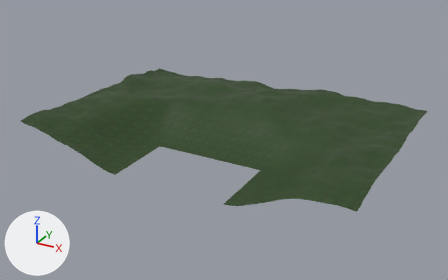
The OBJ model Models/colinas/colinas.obj: old version first, new version second.
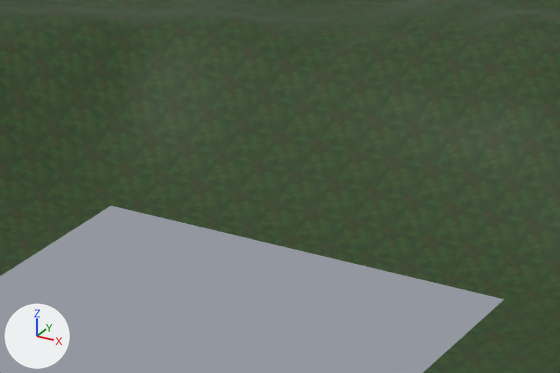
Old and new are each drawn whole from a camera (50 mm lens) standing at (245.0, -394.0, 228.0) and looking at (-3.0, 56.0, 3.0) and again close up on the part from 29% to 61% of the width and 33% to 68% of the height. Lighting does not change. The marker at lower left points along +X, +Y and +Z. The older version's two pictures come first. Where no turn or scale is listed for an object, it has been applied to the vertices.

Names of what the first close-up shows: 'colinas'.
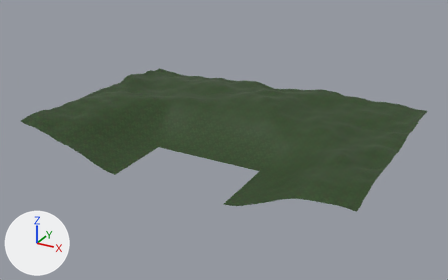
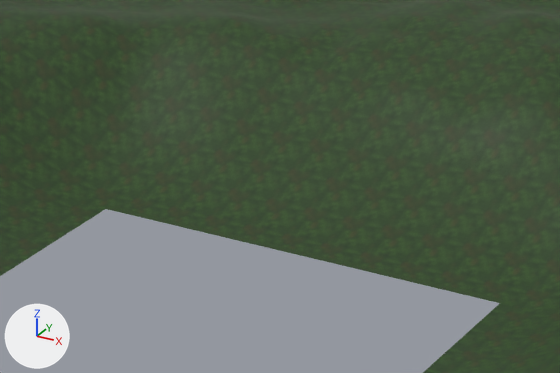
Commit message: X-40 · Cierra la franja sin suelo entre la playa y las colinas (z -22 a -20)

Location of each change, (x1, y1, x2, y2) in pixels of the close-ups (560 x 373 px):
```json
{"part": 1, "of": "me_colinas", "change": "added", "after": [106, 206, 504, 303]}
```

The change, as JSON lines over the scene's bpy script:
```json
{"block": "me_colinas", "where": "# used by ob_colinas; location = (0.0, 0.0, 0.0)"}
{"op": "remove", "block": "me_colinas", "code": "me_colinas.from_pydata(...)  # 3720 vertices, 3575 faces; spans x -150.0..150.0, y -42.0..170.0, z 0.0..30.0"}
{"op": "add", "block": "me_colinas", "code": "me_colinas.from_pydata(...)  # 3746 vertices, 3600 faces; spans x -150.0..150.0, y -42.0..170.0, z 0.0..30.0"}
{"block": "me_colinas", "change": "me_colinas part 1"}
{"block": "me_colinas", "change": "26 vertices are added at x -50.0..50.0, y 20.0, z 0.0"}
{"block": "me_colinas", "change": "25 new faces join them"}
```
